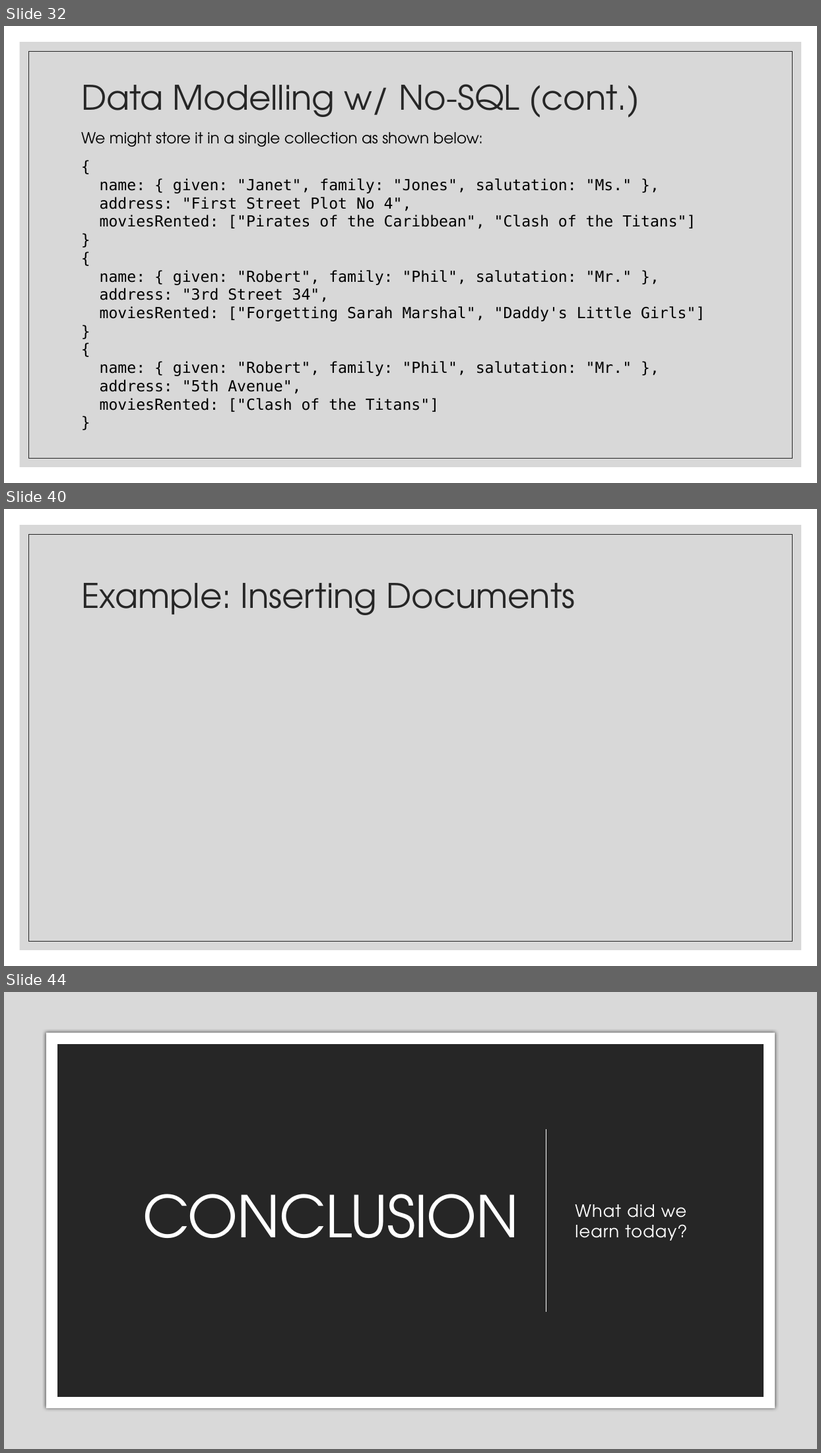
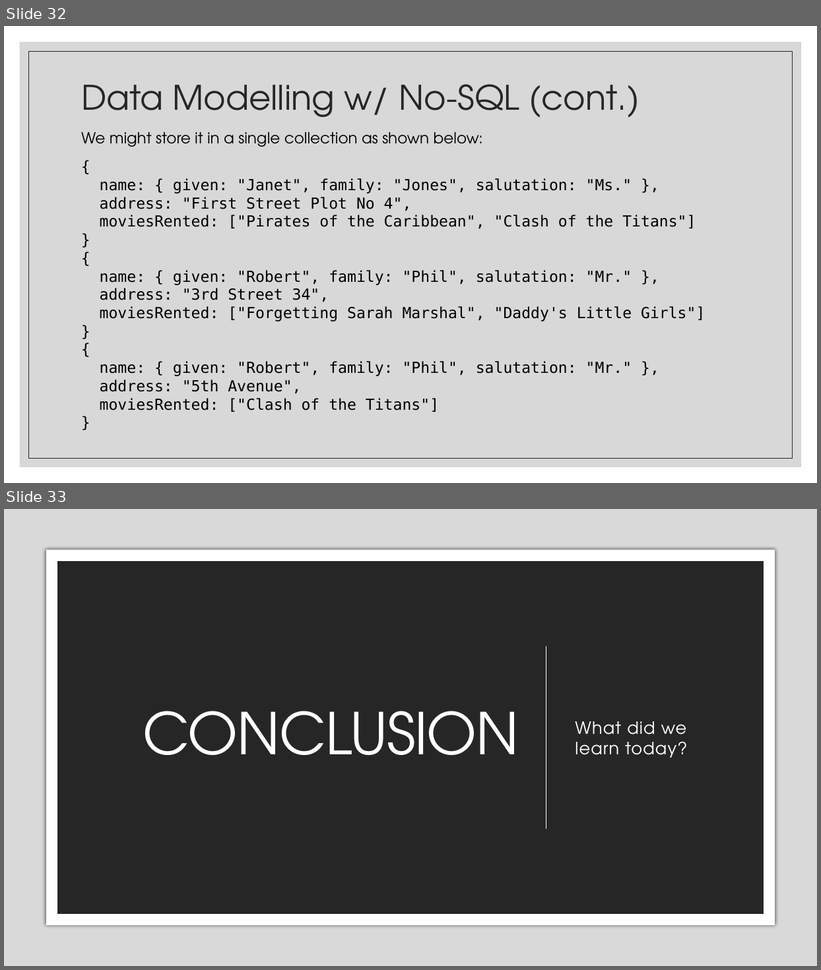
Before and after one commit to zackstotts/base-node-curriculum, a slide deck: unit_03/slides/01 Intro to MongoDB.pptx. Shown one above the other, each under a label of ours: slides 32, 40 and 44 before the commit, slides 32 and 33 after it; the slides between them are not shown. The pictures are 821x1453 and 821x970 pixels, drawn with LibreOffice and Linux fonts; fonts in the diff are those of the drawing. Boxes give left, top, right and bottom in pixels: in the first picture for what was removed or moved away, otherwise in the second. Text is boxed around its words. In the diff, an @@ line names an element or a change of style, - is before the commit and + after.

```diff
--- a/unit_03/slides/01 Intro to MongoDB.pptx
+++ b/unit_03/slides/01 Intro to MongoDB.pptx
@@ slide 40 removed at [4, 509, 817, 966], background #FFFFFF; not listed: 2 template elements that a slide beside it also shows @@
@@ title removed at [81, 583, 576, 615] @@
-Example: Inserting Documents
@@ what was slide 44 is now slide 33 @@
```
Also in this commit, not shown: 2 slides changed, 10 other slides removed, 1 other file.
